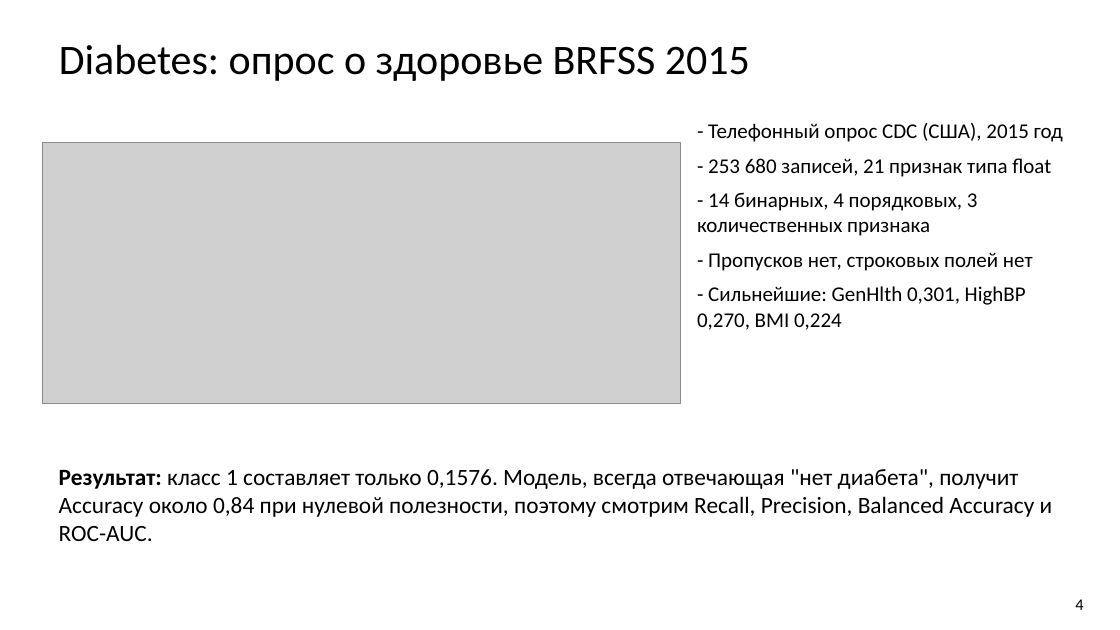
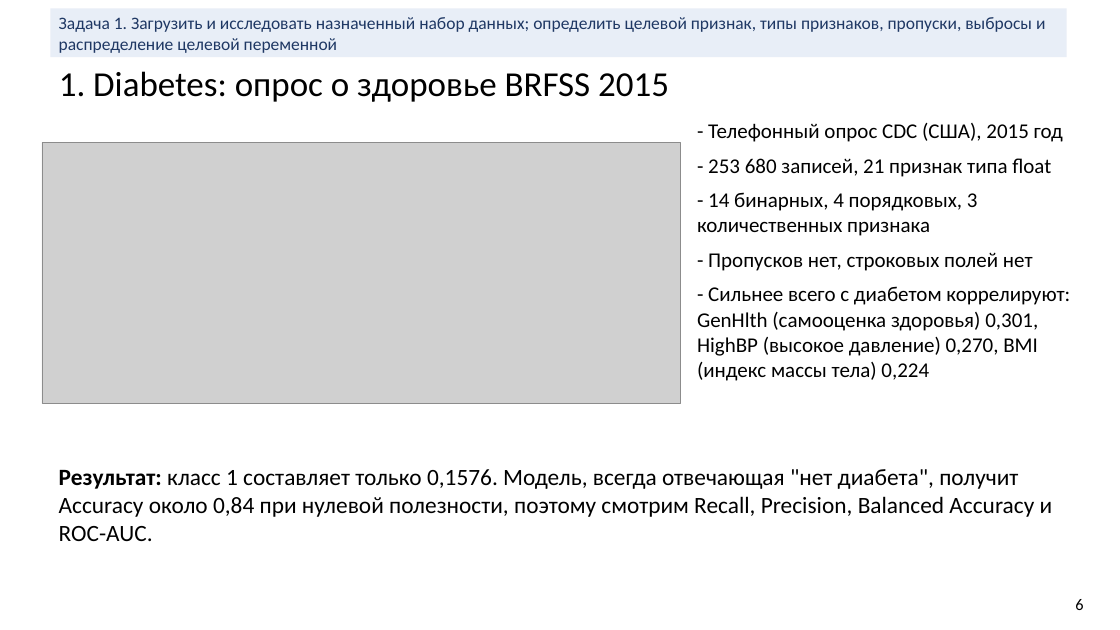
Before and after one commit to bigflyy/nn-uni, a slide deck: slide 6 of labs/lab1/nn-lab-1.pptx (slide 4 before the commit). Drawn at 1120x630 pixels with LibreOffice and Linux fonts; fonts in the diff are those of the drawing; grey boxes stand for pictures. Boxes give left, top, right and bottom in pixels: in the first picture for what was removed or moved away, otherwise in the second. Text is boxed around its words. In the diff, an @@ line names an element or a change of style, - is before the commit and + after.

```diff
--- a/labs/lab1/nn-lab-1.pptx
+++ b/labs/lab1/nn-lab-1.pptx
@@ rectangle added at [50,8,1067,57], fill #E8EEF7, 15 pt, text #1F3864 @@
+Задача 1. Загрузить и исследовать назначенный набор данных; определить целевой признак, типы признаков, пропуски, выбросы и распределение целевой переменной
@@ title at [59,71,669,102]: text changed; size 36 to 30 pt @@
-Diabetes: опрос о здоровье BRFSS 2015
+1. Diabetes: опрос о здоровье BRFSS 2015
@@ text at [697,286,1070,381]: text changed @@
-- Сильнейшие: GenHlth 0,301, HighBP 0,270, BMI 0,224
+- Сильнее всего с диабетом коррелируют: GenHlth (самооценка здоровья) 0,301, HighBP (высокое давление) 0,270, BMI (индекс массы тела) 0,224
@@ text at [1075,599,1083,610]: text changed @@
-4
+6
```
Also in this commit, not shown: 41 other slides changed, 19 slides added, 2 slides removed, 19 other files.
